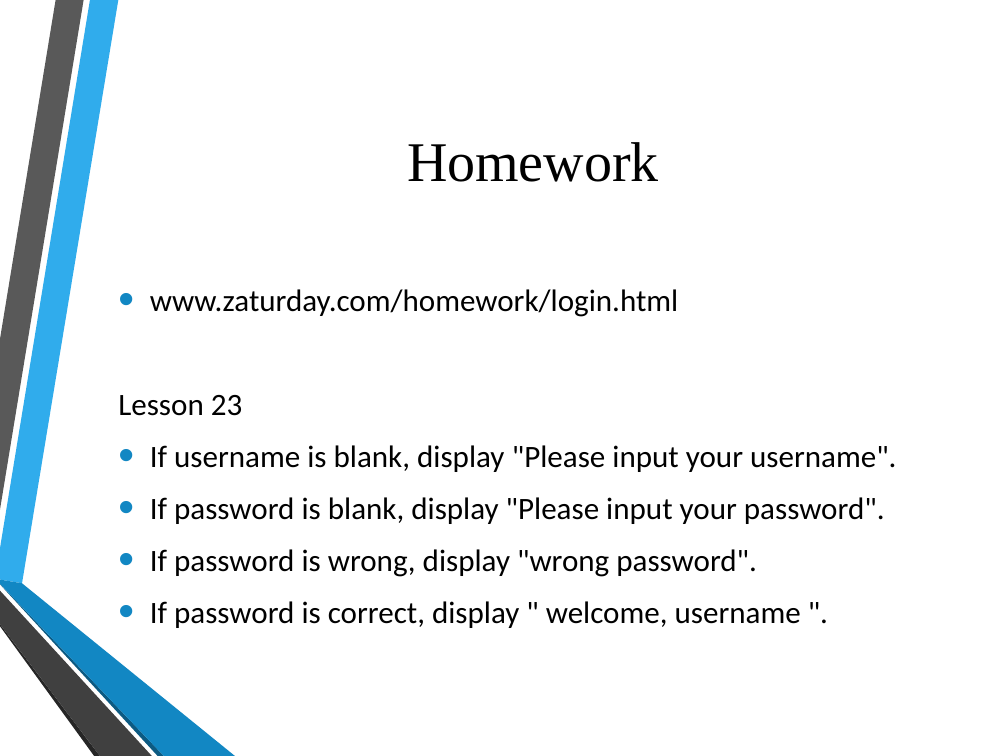
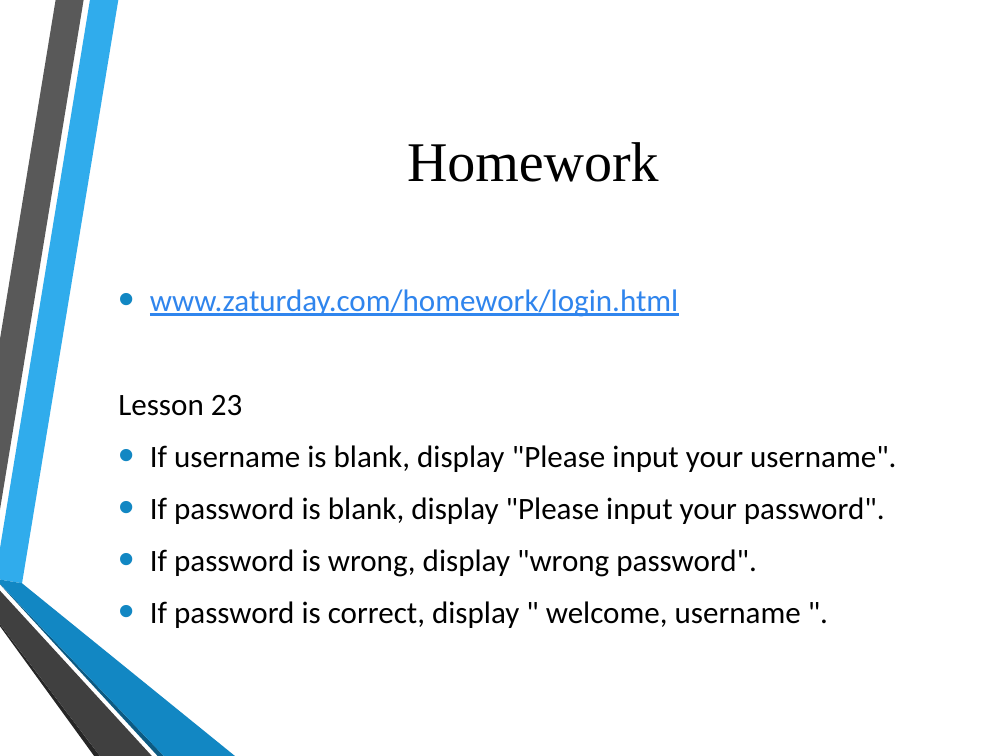
Before and after one commit to hatted/fevaworks-php, a slide deck: slide 42 of php-fw4/lesson4.pptx (slide 41 before the commit). Drawn at 1008x756 pixels with LibreOffice and Linux fonts; fonts in the diff are those of the drawing; background and template pictures are left out. Boxes give left, top, right and bottom in pixels: in the first picture for what was removed or moved away, otherwise in the second. Text is boxed around its words. In the diff, an @@ line names an element or a change of style, - is before the commit and + after.

```diff
--- a/php-fw4/lesson4.pptx
+++ b/php-fw4/lesson4.pptx
@@ text at (150,289,678,317): text colour #000000 to #3085ED, underline on in "www.zaturday.com/homework/login.html" @@
```
Also in this commit, not shown: 1 slide added, 15 other files.
